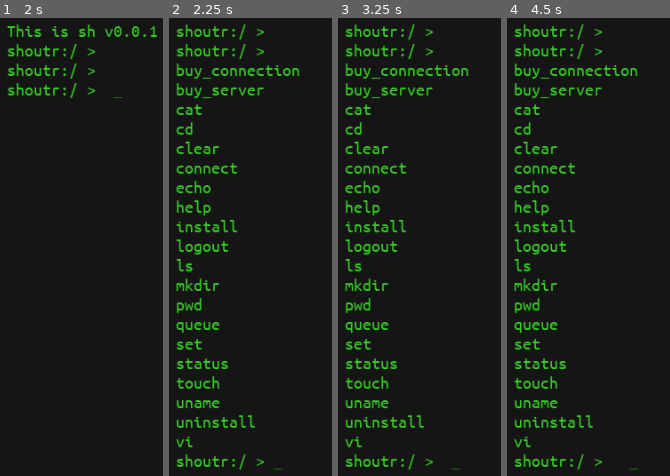
Above: before the commit, frames 1-4 (left to right).
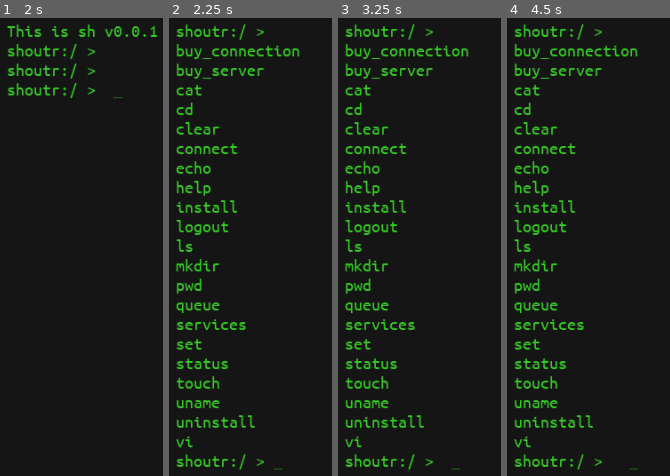
Above: after the commit, the same moments.

Repository: SmBe19/LD46
Game: Godot game, scene res://scn/root.tscn
Same seed, same stepped clock (60 frames per second), same inputs: the game is played once before the commit and once after it.
Inputs:
- Up to frame 1 (2 s): tap Enter at 0.5, 1.35 s; hold Up 0.53-1.28 s; tap Backspace at 0.6 s; tap Space at 0.77, 1.25, 1.52 s; hold Down from 1.28 s (still down)
- Up to frame 2 (2.25 s): tap Enter at 2 s; release Down at 2.03 s; hold Up from 2.03 s (still down); tap Tab at 2.1 s
- Up to frame 3 (3.25 s): keep holding Up; tap Space at 2.75, 3.02 s; tap Backspace at 2.85 s
- Up to frame 4 (4.5 s): tap Enter at 3.5, 3.6 s; release Up at 3.53 s; hold Down from 3.53 s (still down); tap Space at 3.77, 4.25 s; tap Tab at 4.35 s

Frame 1 is identical in both runs. In frame 2, 5.8% of the frame differs, in the area x 4-81%, y 5-69%; in frame 3, 5.8%; in frame 4, 5.8%.

Commit message:
add services file

Diff:
--- /dev/null
+++ b/src/cmd/services.gd
@@ -0,0 +1,12 @@
+extends Process
+
+func run(args):
+	if not server:
+		send_output('Can only run on a server')
+		return 1
+	if len(args) != 1:
+		send_output('usage: services')
+		return 1
+	for service in server.installed_services:
+		send_output(service.type.full_name)
+	return 0
--- a/src/cmd/uninstall.gd
+++ b/src/cmd/uninstall.gd
@@ -7,7 +7,7 @@
 	if len(args) != 2:
 		send_output('usage: uninstall <service_name>')
 		return 1
-	var res = server.uninstall_service(args[1]):
+	var res = server.uninstall_service(args[1])
 	if res:
 		send_output(res)
 		return 1
--- a/src/requests/request.gd
+++ b/src/requests/request.gd
@@ -5,11 +5,15 @@
 signal request_fulfilled(request)
 
 var id : int
+var root_id : int
+var start_tick : int
 var type : RequestType
 
-func _init(request_id, request_type):
+func _init(request_id, root_id, request_type):
 	self.id = request_id
+	self.root_id = root_id
 	self.type = request_type
+	self.start_tick = Root.game_tick
 
 
 var _children_left = 0
@@ -18,7 +22,7 @@
 	var ret = []
 	for t in type.requirements:
 		for i in t.count:
-			ret.append(get_script().new(id, t.type))
+			ret.append(get_script().new(Root.get_uuid(), root_id, t.type))
 			ret[-1].connect("request_fulfilled", self, "child_fulfilled")
 			_children_left += 1
 	if _children_left == 0:
--- a/src/requests/request_type.gd
+++ b/src/requests/request_type.gd
@@ -13,7 +13,7 @@
 func _init(json):
 	request_name = str(json["name"])
 	human_name = str(json["human_name"])
-	full_name = human_name + "(" + request_name + ")"
+	full_name = human_name + " (" + request_name + ")"
 	level = int(json["level"])
 	_json = json
 
--- a/src/root.gd
+++ b/src/root.gd
@@ -8,7 +8,8 @@
 var ipaddr = {}
 var time_since_tick = 0
 var game_tick = 0
-var request_count = 0
+var global_uuid = 0
+var money = 1024
 
 func _init():
 	add_new_server("shoutr", "10.0.0.1")
@@ -42,8 +43,12 @@
 		return ipaddr[ip]
 	return null
 
+func get_uuid():
+	global_uuid += 1
+	return global_uuid
+
 func complete_request(request):
-	print("CONGRATULATIONS FOR COMPLETING REQUEST", request.id)
+	print("CONGRATULATIONS FOR COMPLETING REQUEST ", request.id, " in ", game_tick - request.start_tick, " ticks")
 
 func generate_request(server):
 	if len(server.input_queue) >= server.queue_length:
@@ -53,8 +58,8 @@
 	if game_tick > 100:
 		difficulty = randi() % 2
 	var type = RequestHandler.generate_request(difficulty)
-	var request = Request.new(request_count, type)
-	request_count += 1
+	var uuid = get_uuid()
+	var request = Request.new(uuid, uuid, type)
 	request.connect("request_fulfilled", self, "complete_request")
 	server.input_queue.append(request)
 	print("You have a new ", request.type.human_name, " with id ", request.id)
--- a/src/server.gd
+++ b/src/server.gd
@@ -20,6 +20,7 @@
 
 var error_servers = []
 var error_requests = []
+var error_services = []
 
 func _init(server_name_, ip_):
 	server_name = server_name_
@@ -29,7 +30,7 @@
 
 func write_log(logname, content):
 	var file = fs_root.open("var/log/" + logname, true)
-	file.content += content + "\n"
+	file.content += "[" + str(Root.game_tick) + "] " + content + "\n"
 
 func receive_request(request):
 	if len(input_queue) + len(incoming_requests) < queue_length:
@@ -104,8 +105,13 @@
 				can_handle = true
 				break
 		if not can_handle:
+			if not error_services.has(request.type.full_name):
+				error_services.append(request.type.full_name)
+				write_log("forward.log", "No service available for " + request.type.full_name + ".")
 			if not forward_request(request):
 				input_queue.append(request)
+		else:
+			error_services.erase(request.type.full_name)
 	for service in installed_services:
 		if service.can_start():
 			if used_ram + service.type.ram <= ram:
--- a/src/services/service_type.gd
+++ b/src/services/service_type.gd
@@ -4,6 +4,7 @@
 
 var service_name : String
 var human_name : String
+var full_name : String
 var inputs = {}
 var cpu
 var ram
@@ -12,6 +13,7 @@
 func _init(json):
     service_name = str(json["name"])
     human_name = str(json["human_name"])
+    full_name = human_name + " (" + service_name + ")"
     cpu = int(json["resources"]["cpu"])
     ram = int(json["resources"]["ram"])
     disk = int(json["resources"]["hdd"])
